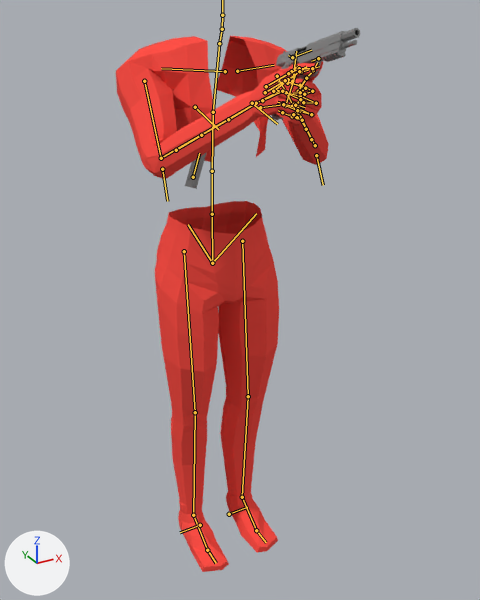
Two versions of the Blender file BlenderSource/Human_PistolAnimations.blend, one commit apart.
Both versions are drawn from a 50 mm lens placed at (-0.848, -1.688, 1.729), pointed at (-0.016, -0.176, 0.973). The axes (+X, +Y, +Z) are drawn at lower left. The lights are the same throughout. Both versions are drawn at frame 123 of the action 'ArmatureAction'; the numbers are the values there. The bones that bend it are drawn over the model as lines.

The first picture shows 'Arms', 'Cube', 'Legs'.
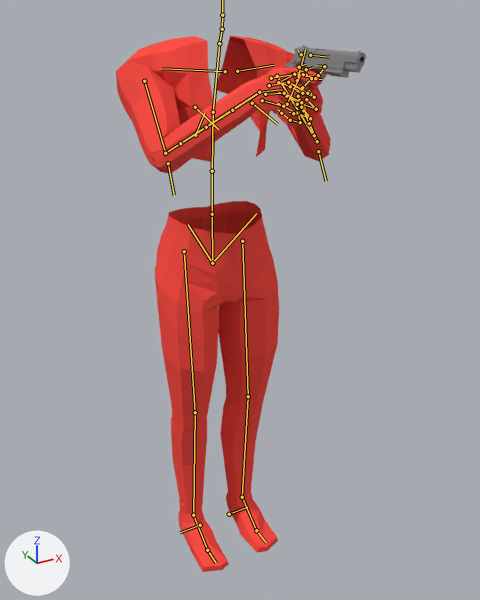
Boxes (x1, y1, x2, y2) around the edits, measured in the pictures (480 x 600 px):
'Arms', posed
    before: (116, 36, 329, 179)
    after: (116, 36, 331, 174)
'Cube', posed
    before: (185, 28, 360, 189)
    after: (273, 45, 366, 114)
bone 'Slide', root to tip
    before: (293, 57) to (311, 50)
    after: (310, 55) to (329, 57)

Diff of the bpy script that builds the scene:
```diff
--- a/BlenderSource/Human_PistolAnimations.blend.py
+++ b/BlenderSource/Human_PistolAnimations.blend.py
@@ bone_slide @@
 bone_slide = bpy.data.objects['Armature'].pose.bones['Slide']  # child of 'Bone'
-bone_slide.location = (0.0, -0.54, 0.0)
+bone_slide.location = (0.0, 0.0, 0.0)
@@ bone_weaponroot @@
 bone_weaponroot = bpy.data.objects['metarig'].pose.bones['WeaponRoot']  # child of 'aimRoot'
-bone_weaponroot.location = (0.024, 0.206, 0.033)
-bone_weaponroot.rotation_quaternion = (0.978, 0.137, -0.155, 0.02)  # degrees (16, -18, 0)
+bone_weaponroot.location = (0.024, 0.223, 0.036)
+bone_weaponroot.rotation_quaternion = (0.989, 0.0, -0.151, 0.0)  # degrees (0, -17, 0)
```
